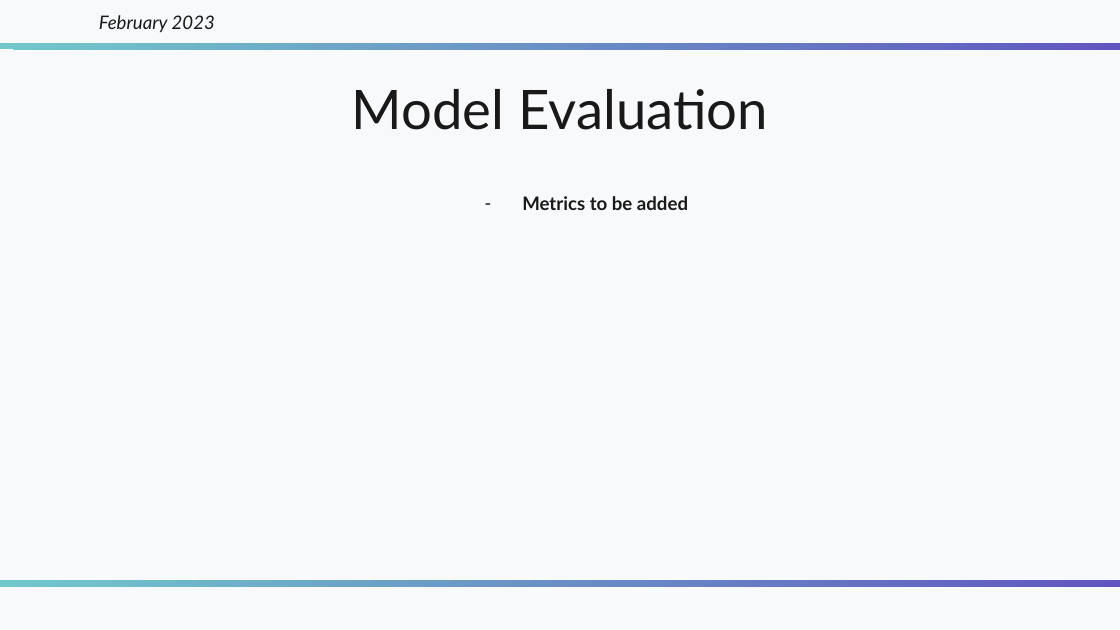
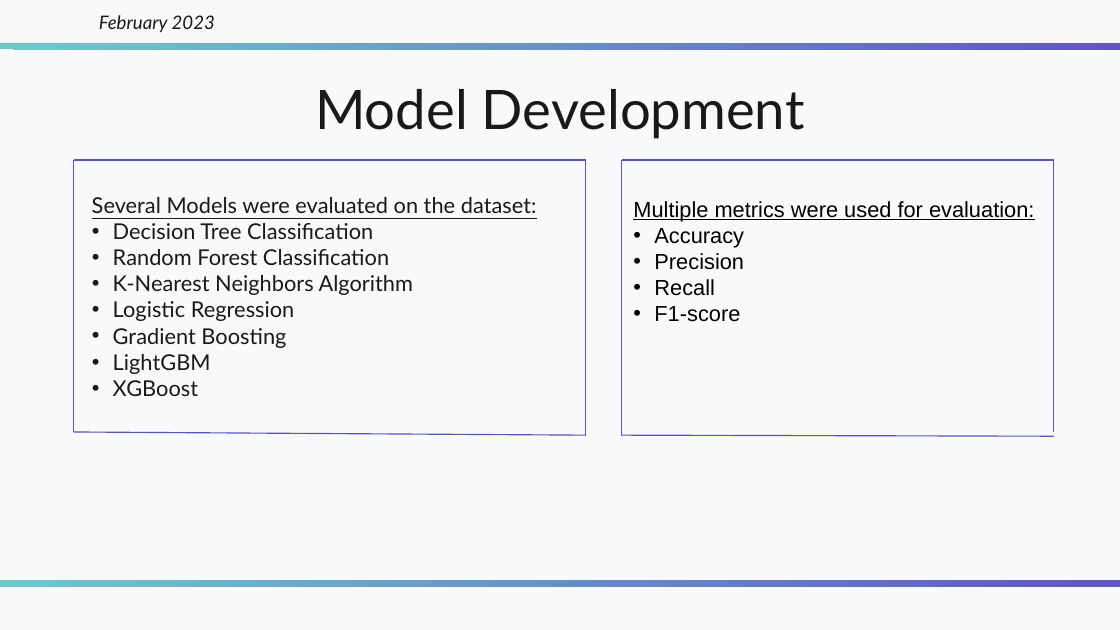
Before and after one commit to Numann-Malik/Auto-Insurance-Claims, a slide deck: slide 7 of Car Insurance - Numann Malik.pptx. Drawn at 1120x630 pixels with LibreOffice and Linux fonts; fonts in the diff are those of the drawing. Boxes give left, top, right and bottom in pixels: in the first picture for what was removed or moved away, otherwise in the second. Text is boxed around its words. In the diff, an @@ line names an element or a change of style, - is before the commit and + after.

```diff
--- a/Car Insurance - Numann Malik.pptx
+++ b/Car Insurance - Numann Malik.pptx
@@ title at (315, 89, 805, 139): text changed @@
-Model Evaluation
+Model Development
@@ line added from (74, 160) to (586, 160), #5D52BE 0.75 pt @@
@@ line added from (74, 432) to (74, 160), #5D52BE 0.75 pt @@
@@ line added from (586, 160) to (586, 437), #5D52BE 0.75 pt @@
@@ line added from (622, 160) to (622, 437), #5D52BE 0.75 pt @@
@@ line added from (622, 160) to (1054, 160), #5D52BE 0.75 pt @@
@@ line added from (1054, 432) to (1054, 160), #5D52BE 0.75 pt @@
@@ subtitle added at (92, 197, 537, 396), 14 pt, text #191919 @@
+Several Models were evaluated on the dataset:
+• Decision Tree Classification
+• Random Forest Classification
+• K-Nearest Neighbors Algorithm
+• Logistic Regression
+• Gradient Boosting
+• LightGBM
+• XGBoost
@@ subtitle removed at (522, 196, 688, 210) @@
-– Metrics to be added
@@ text added at (633, 201, 1034, 322), 14 pt, text #000000, underline @@
+Multiple metrics were used for evaluation:
+• Accuracy
+• Precision
+• Recall
+• F1-score
@@ line added from (74, 432) to (586, 436), #5D52BE 0.75 pt @@
@@ line added from (622, 436) to (1054, 437), #5D52BE 0.75 pt @@
```
Also in this commit, not shown: 6 other slides changed, 1 other file.
